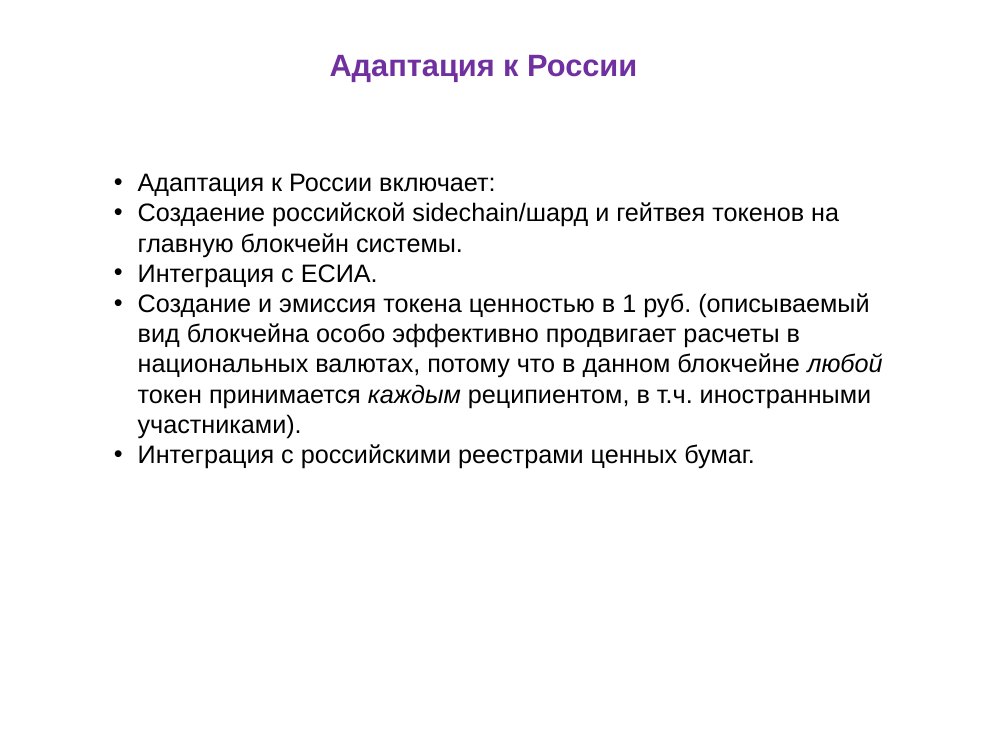
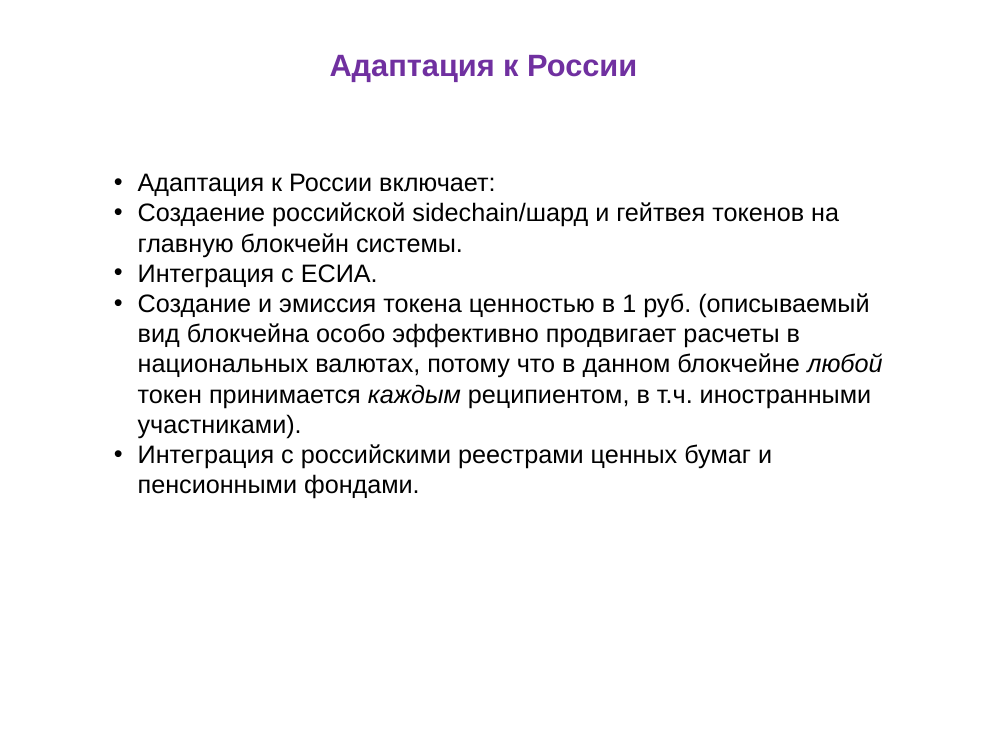
Before and after one commit to vporton/digital-breakthrough-2021, a slide deck: slide 6 of Цифровой-Прорыв.odp. Drawn at 1008x756 pixels with LibreOffice and Linux fonts; fonts in the diff are those of the drawing. Boxes give left, top, right and bottom in pixels: in the first picture for what was removed or moved away, otherwise in the second. Text is boxed around its words. In the diff, an @@ line names an element or a change of style, - is before the commit and + after.

```diff
--- a/Цифровой-Прорыв.odp
+++ b/Цифровой-Прорыв.odp
@@ text at (138, 444, 772, 499): text changed @@
-• Интеграция с российскими реестрами ценных бумаг.
+• Интеграция с российскими реестрами ценных бумаг и пенсионными фондами.
```
Also in this commit, not shown: 5 other slides changed, 1 other file.
